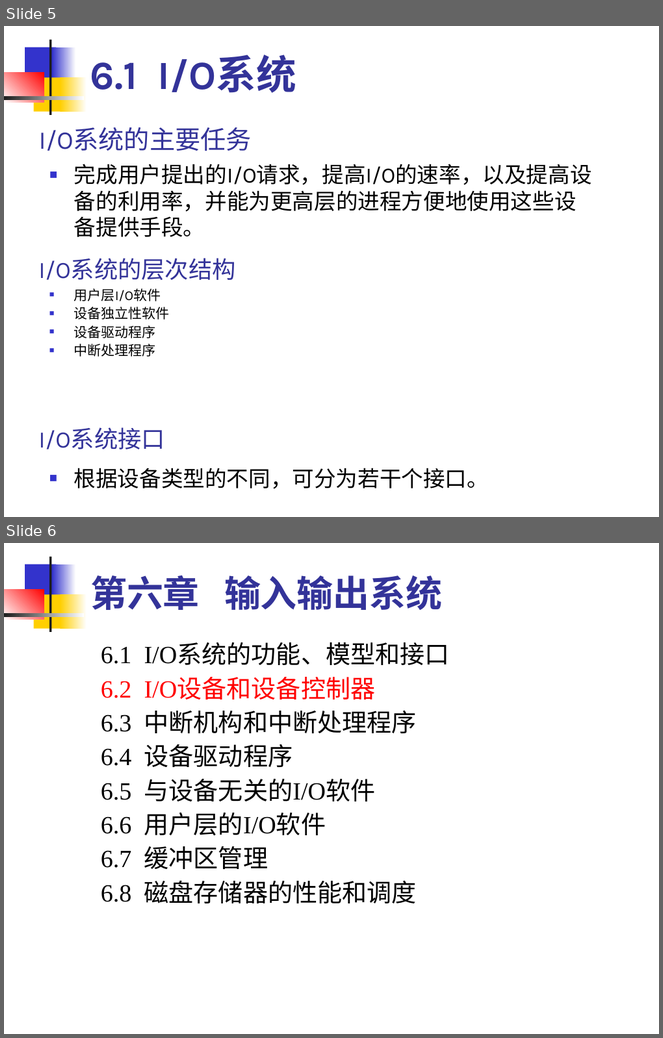
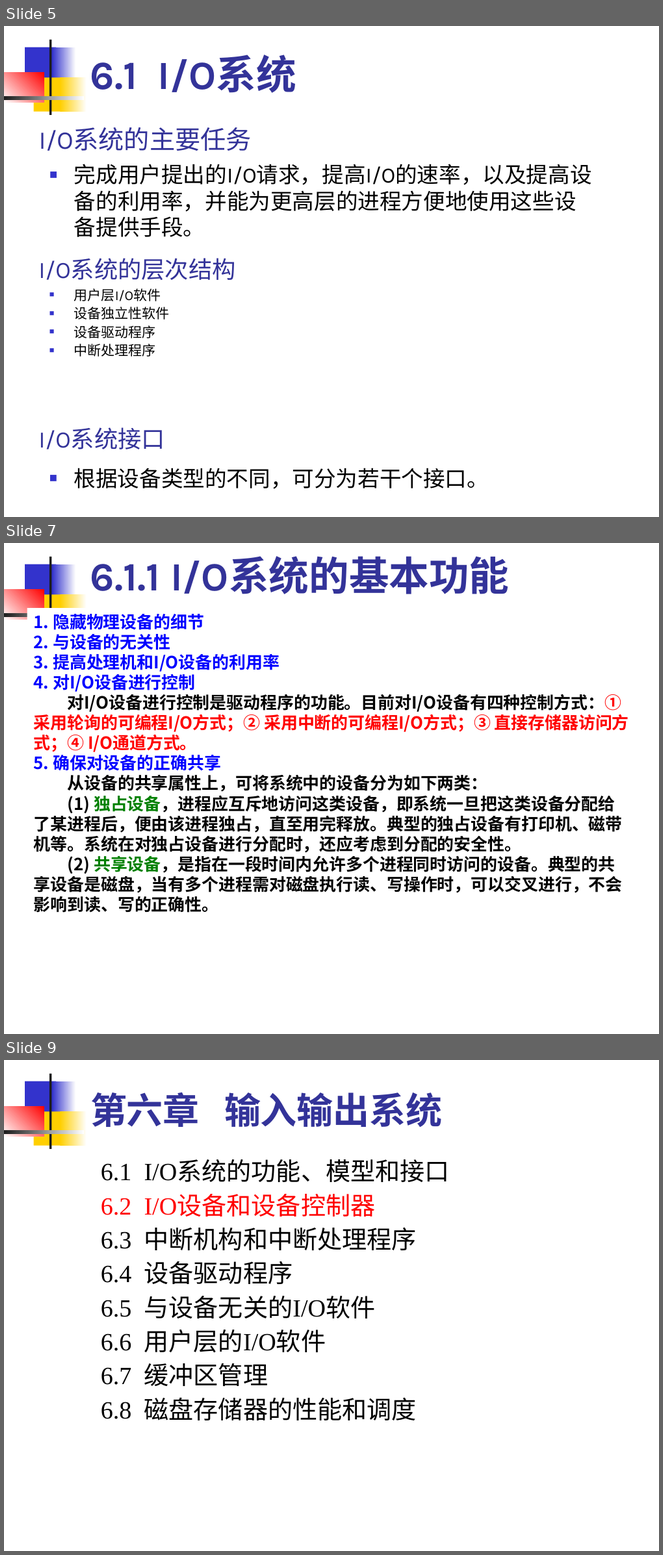
Before and after one commit to edu2act/course-OS, a slide deck: materials/slides/OS_Chap 6.ppt. Shown one above the other, each under a label of ours: slides 5 and 6 before the commit, slides 5, 7 and 9 after it; the slides between them are not shown. The pictures are 663x1038 and 663x1555 pixels, drawn with LibreOffice and Linux fonts; fonts in the diff are those of the drawing. Boxes give left, top, right and bottom in pixels: in the first picture for what was removed or moved away, otherwise in the second. Text is boxed around its words. In the diff, an @@ line names an element or a change of style, - is before the commit and + after.

```diff
--- a/materials/slides/OS_Chap 6.ppt
+++ b/materials/slides/OS_Chap 6.ppt
@@ slide 7 added at bbox=[4, 543, 659, 1034], background #FFFFFF; not listed: 7 template elements that a slide beside it also shows @@
@@ text added at bbox=[90, 556, 509, 594], 44 pt, text #333399, bold @@
+6.1.1 I/O系统的基本功能
@@ text added at bbox=[34, 614, 629, 913], 18.5 pt, text #000000, bold @@
+1. 隐藏物理设备的细节
+2. 与设备的无关性
+3. 提高处理机和I/O设备的利用率
+4. 对I/O设备进行控制
+对I/O设备进行控制是驱动程序的功能。目前对I/O设备有四种控制方式：① 采用轮询的可编程I/O方式；② 采用中断的可编程I/O方式；③ 直接存储器访问方式；④ I/O通道方式。
+5. 确保对设备的正确共享
+从设备的共享属性上，可将系统中的设备分为如下两类：
+(1) 独占设备，进程应互斥地访问这类设备，即系统一旦把这类设备分配给了某进程后，便由该进程独占，直至用完释放。典型的独占设备有打印机、磁带机等。系统在对独占设备进行分配时，还应考虑到分配的安全性。
+(2) 共享设备，是指在一段时间内允许多个进程同时访问的设备。典型的共享设备是磁盘，当有多个进程需对磁盘执行读、写操作时，可以交叉进行，不会影响到读、写的正确性。
@@ what was slide 6 is now slide 9 @@
```
Also in this commit, not shown: 1 slide changed, 3 other slides added, 3 other files.
